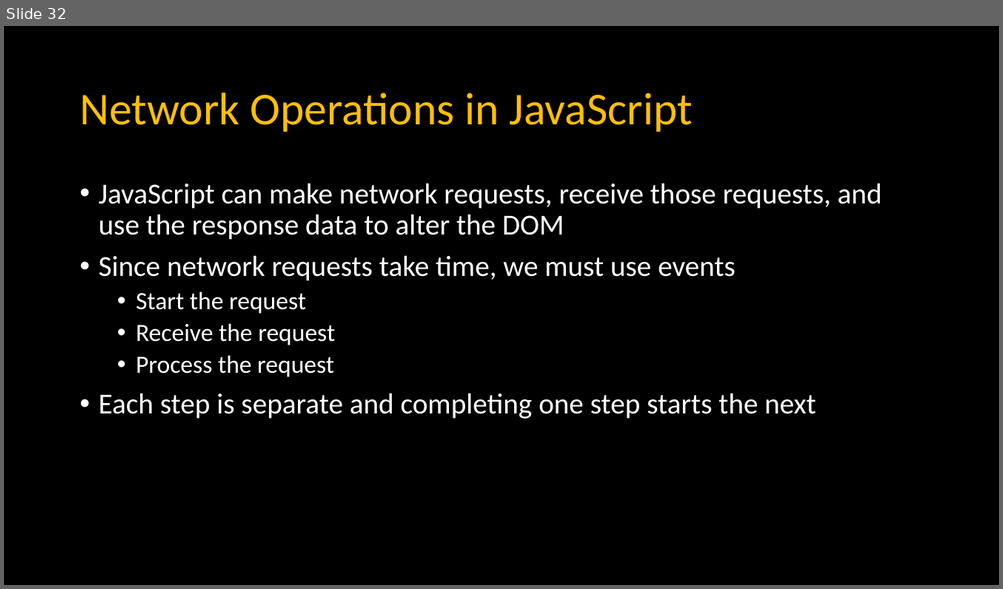
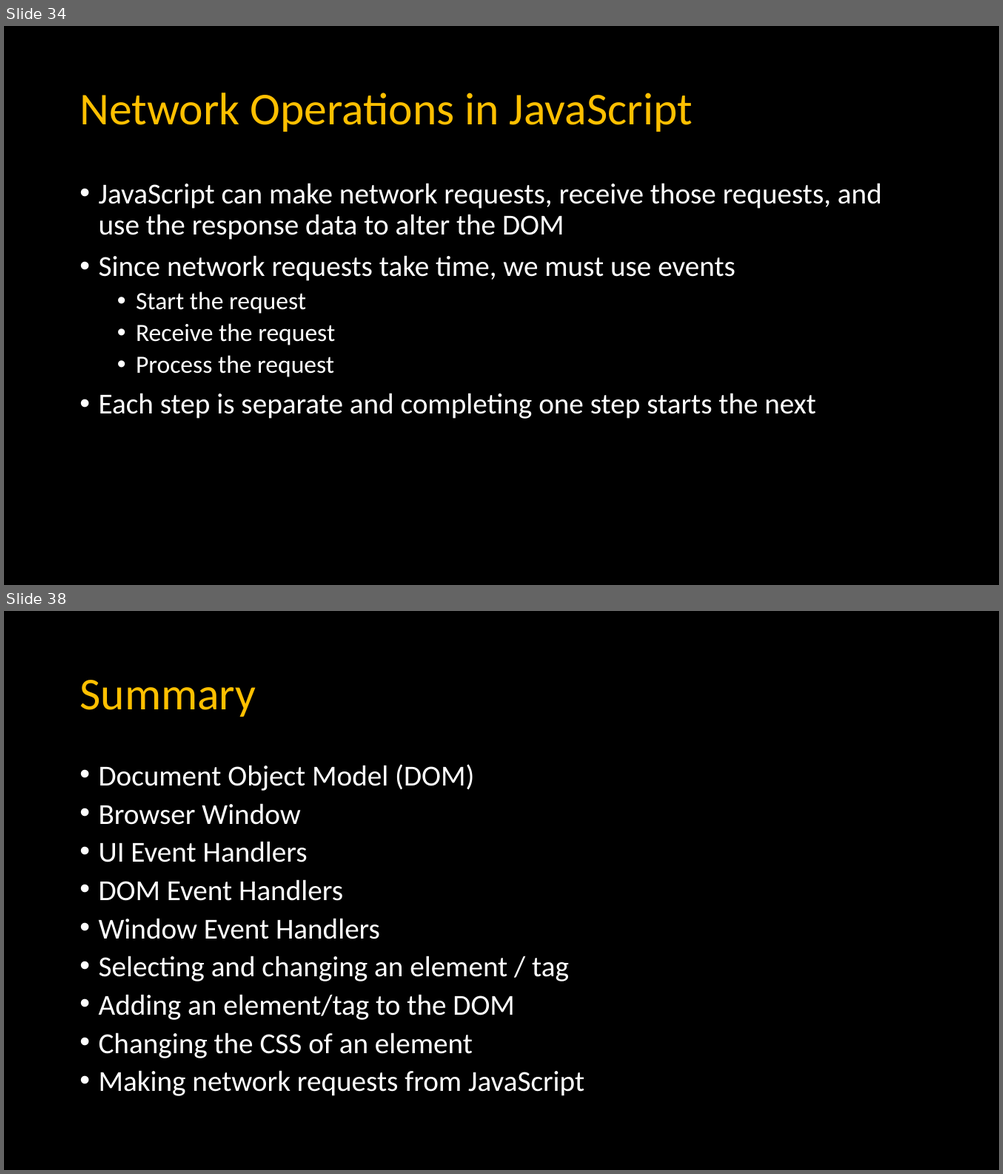
Before and after one commit to csev/dj4e, a slide deck: lectures/JS-03-Browser.pptx. Shown one above the other, each under a label of ours: slide 32 before the commit, slides 34 and 38 after it; the slides between them are not shown. The pictures are 1003x589 and 1003x1174 pixels, drawn with LibreOffice and Linux fonts; fonts in the diff are those of the drawing. Boxes give left, top, right and bottom in pixels: in the first picture for what was removed or moved away, otherwise in the second. Text is boxed around its words. In the diff, an @@ line names an element or a change of style, - is before the commit and + after.

```diff
--- a/lectures/JS-03-Browser.pptx
+++ b/lectures/JS-03-Browser.pptx
@@ slide 38 added at bbox=[4, 611, 999, 1170], background #000000 @@
@@ title added at bbox=[79, 680, 256, 717], 44 pt, text #FFC000 @@
+Summary
@@ text added at bbox=[99, 764, 584, 1096], 28 pt, text #FFFFFF @@
+• Document Object Model (DOM)
+• Browser Window
+• UI Event Handlers
+• DOM Event Handlers
+• Window Event Handlers
+• Selecting and changing an element / tag
+• Adding an element/tag to the DOM
+• Changing the CSS of an element
+• Making network requests from JavaScript
@@ what was slide 32 is now slide 34 @@
```
Also in this commit, not shown: 3 slides changed, 2 other slides added, 6 other files.
